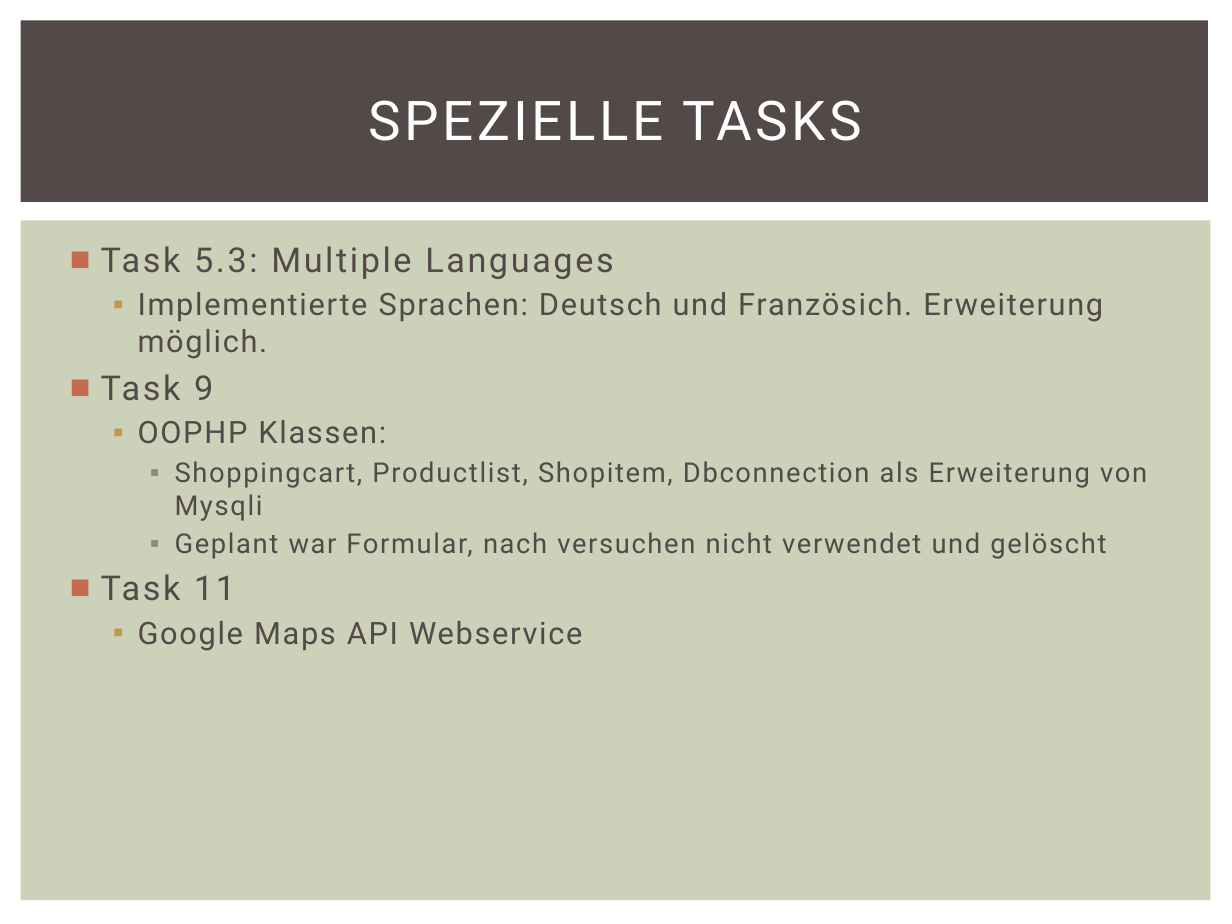
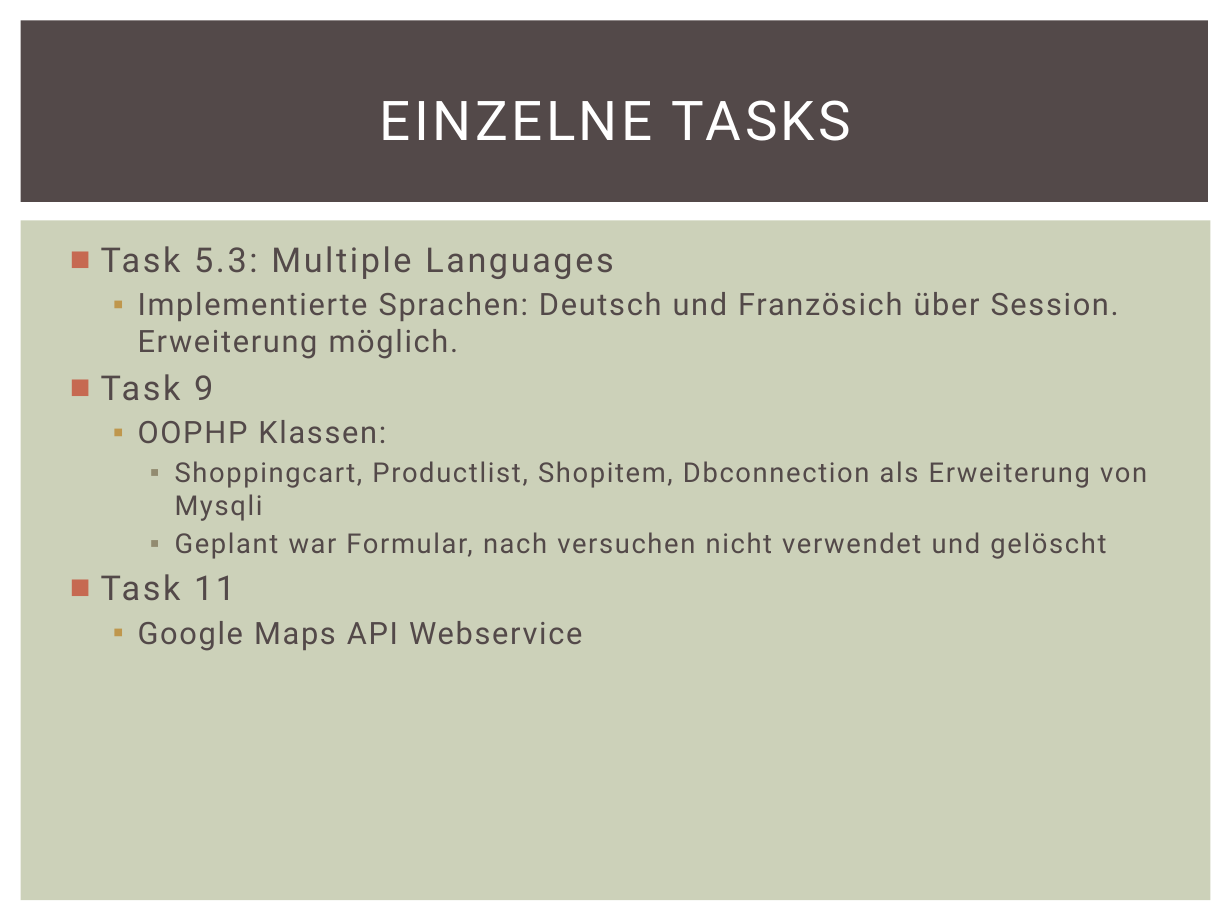
Before and after one commit to menzs2/ch.bfh.bti7054.w2013.q.menzs2, a slide deck: slide 4 of docs/Slides.pptx. Drawn at 1232x924 pixels with LibreOffice and Linux fonts; fonts in the diff are those of the drawing. Boxes give left, top, right and bottom in pixels: in the first picture for what was removed or moved away, otherwise in the second. Text is boxed around its words. In the diff, an @@ line names an element or a change of style, - is before the commit and + after.

```diff
--- a/docs/Slides.pptx
+++ b/docs/Slides.pptx
@@ title at (380, 100, 851, 141): text changed @@
-SPEZIELLE TASKS
+EINZELNE TASKS
@@ text at (138, 292, 1119, 359): text changed @@
-  ▪ Implementierte Sprachen: Deutsch und Französich. Erweiterung möglich.
+  ▪ Implementierte Sprachen: Deutsch und Französich über Session. Erweiterung möglich.
```
Also in this commit, not shown: 2 other slides changed, 6 other files.
